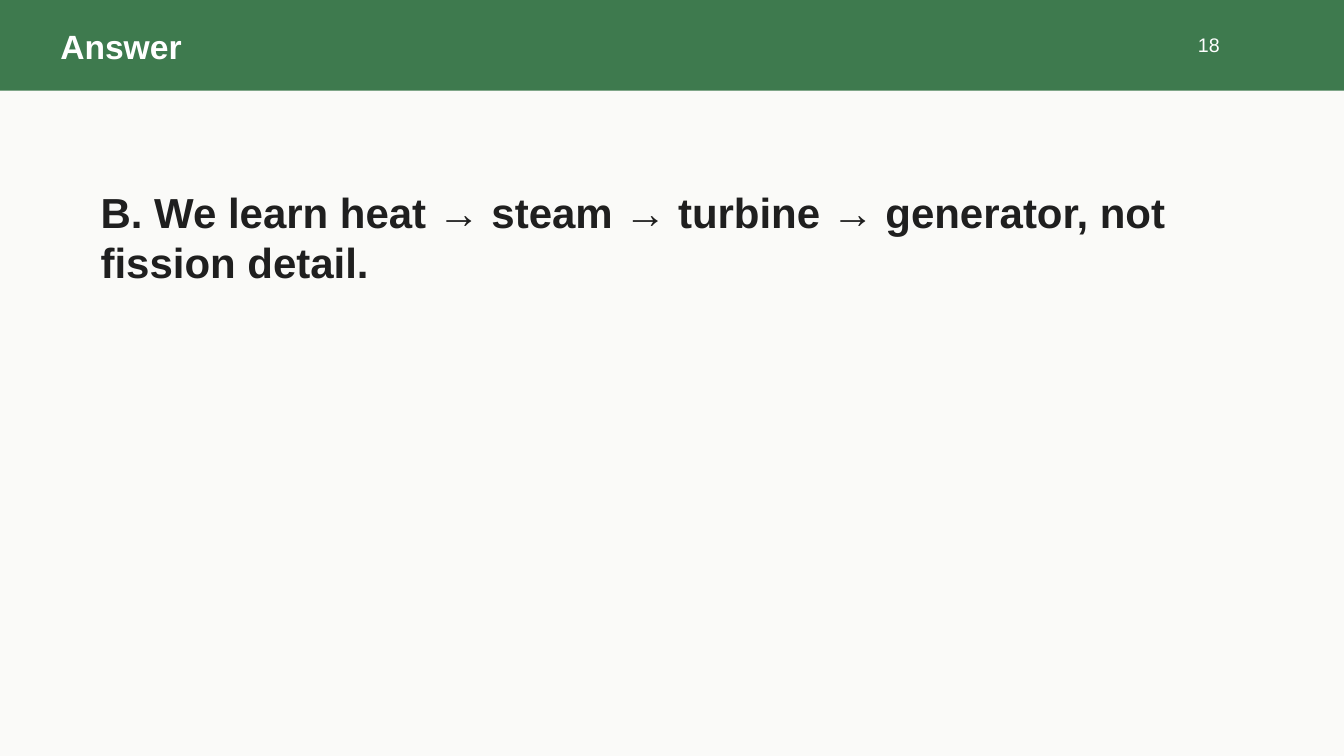
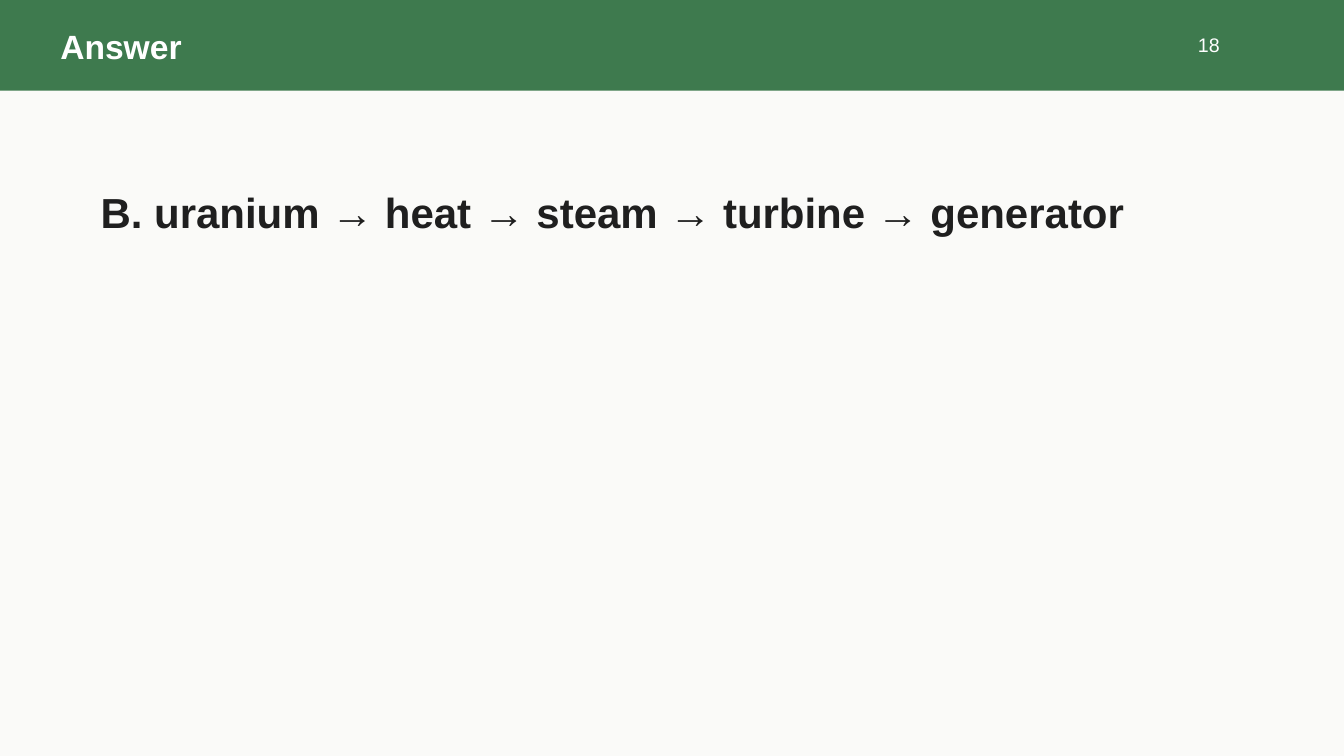
Before and after one commit to owenreagan-cyber/grade-4-energy-transfer-transformation, a slide deck: slide 19 of production/slides/04-u2-ch4-slides.pptx. Drawn at 1344x756 pixels with LibreOffice and Linux fonts; fonts in the diff are those of the drawing. Boxes give left, top, right and bottom in pixels: in the first picture for what was removed or moved away, otherwise in the second. Text is boxed around its words. In the diff, an @@ line names an element or a change of style, - is before the commit and + after.

```diff
--- a/production/slides/04-u2-ch4-slides.pptx
+++ b/production/slides/04-u2-ch4-slides.pptx
@@ text at bbox=[101, 197, 1124, 236]: text changed @@
-B. We learn heat → steam → turbine → generator, not fission detail.
+B. uranium → heat → steam → turbine → generator
```
Also in this commit, not shown: 2 other slides changed, 2 other files.
